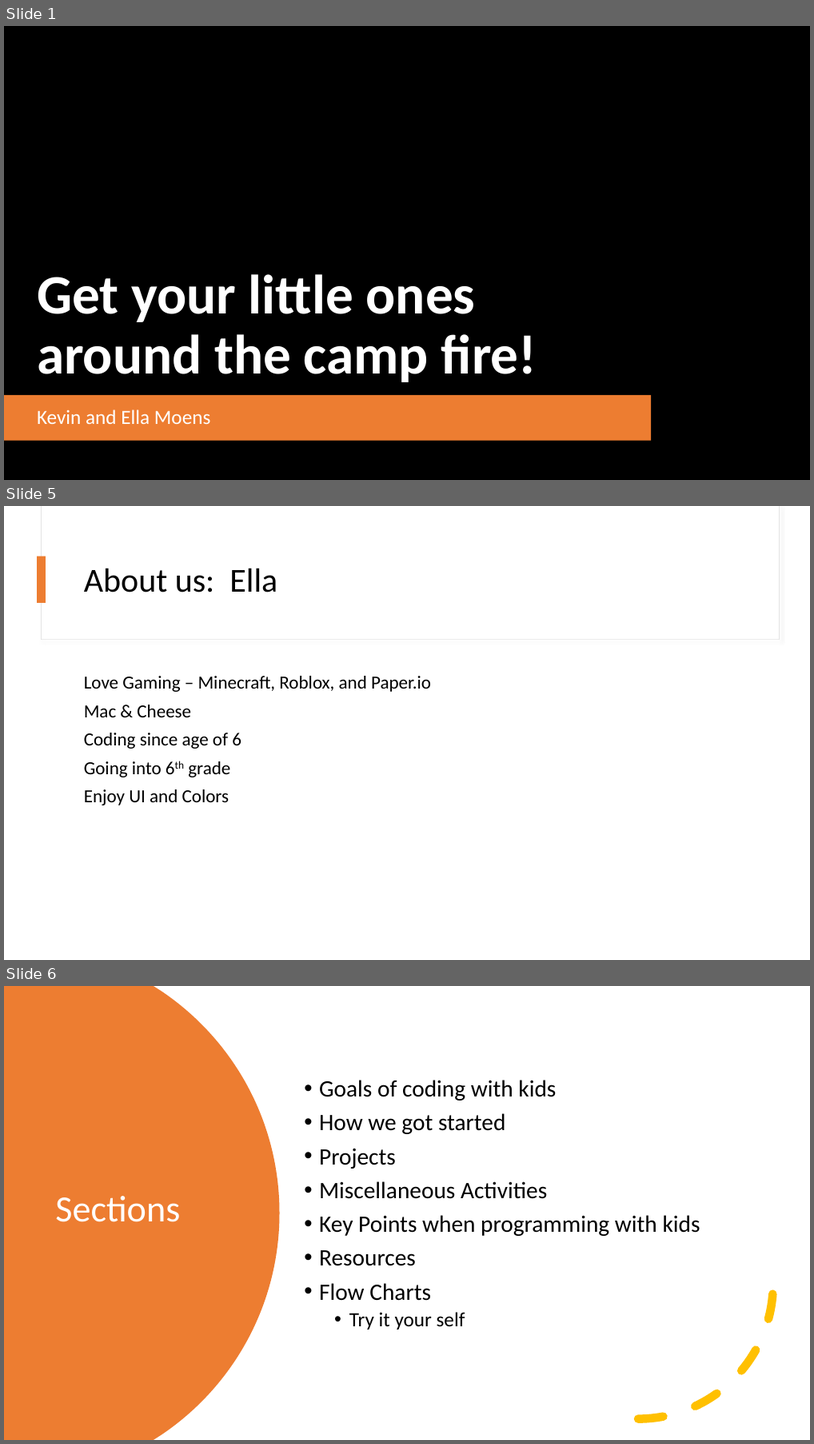
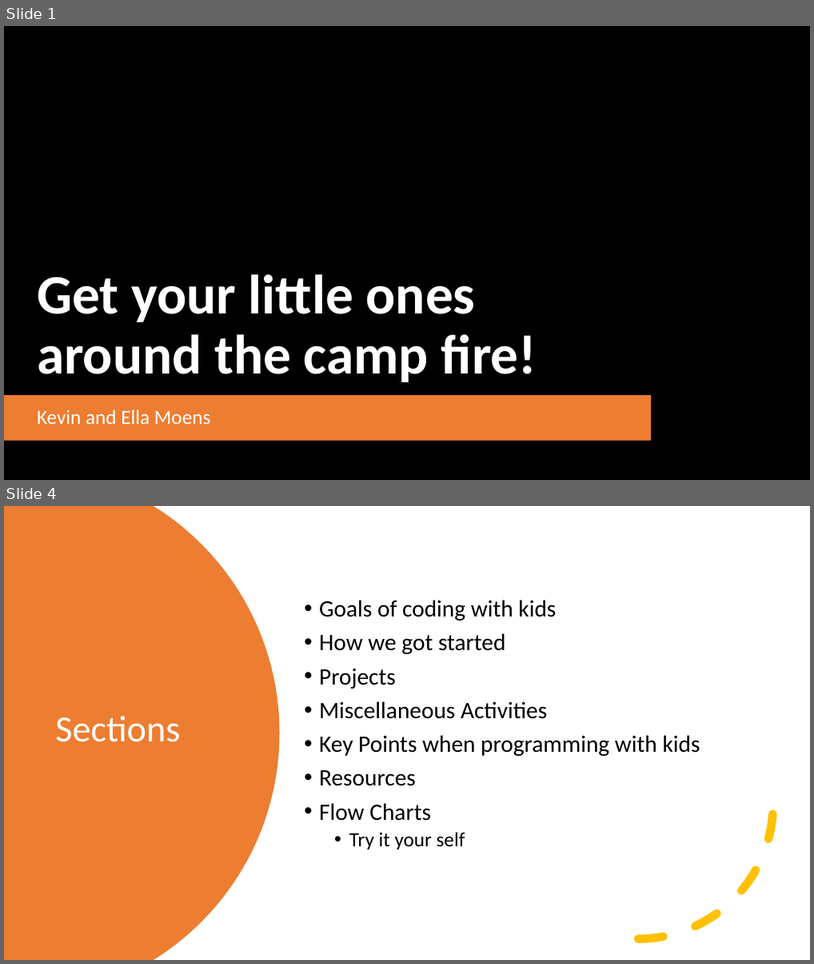
Before and after one commit to kevmoens/ThatConference2022, a slide deck: ThatConference2022.pptx. Shown one above the other, each under a label of ours: slides 1, 5 and 6 before the commit, slides 1 and 4 after it; the slides between them are not shown. The pictures are 814x1444 and 814x964 pixels, drawn with LibreOffice and Linux fonts; fonts in the diff are those of the drawing; background and template pictures are left out. Boxes give left, top, right and bottom in pixels: in the first picture for what was removed or moved away, otherwise in the second. Text is boxed around its words. In the diff, an @@ line names an element or a change of style, - is before the commit and + after.

```diff
--- a/ThatConference2022.pptx
+++ b/ThatConference2022.pptx
@@ slide 5 removed at [4, 506, 810, 960], background #FFFFFF @@
@@ rectangle removed at [41, 506, 779, 640] @@
@@ rectangle removed at [42, 506, 779, 639] @@
@@ rectangle removed at [38, 556, 46, 603] @@
@@ title removed at [84, 568, 278, 592] @@
-About us: Ella
@@ text removed at [84, 676, 431, 805] @@
-Love Gaming – Minecraft, Roblox, and Paper.io
-Mac & Cheese
-Coding since age of 6
-Going into 6th grade
-Enjoy UI and Colors
@@ what was slide 6 is now slide 4 @@
```
Also in this commit, not shown: 1 slide changed, 13 slides added, 3 other slides removed, 2 other files.
